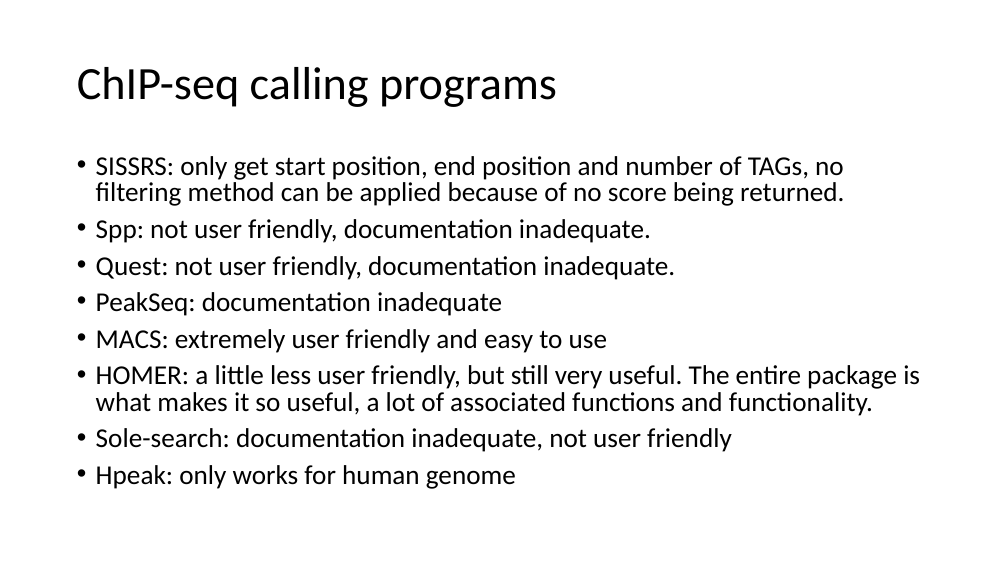
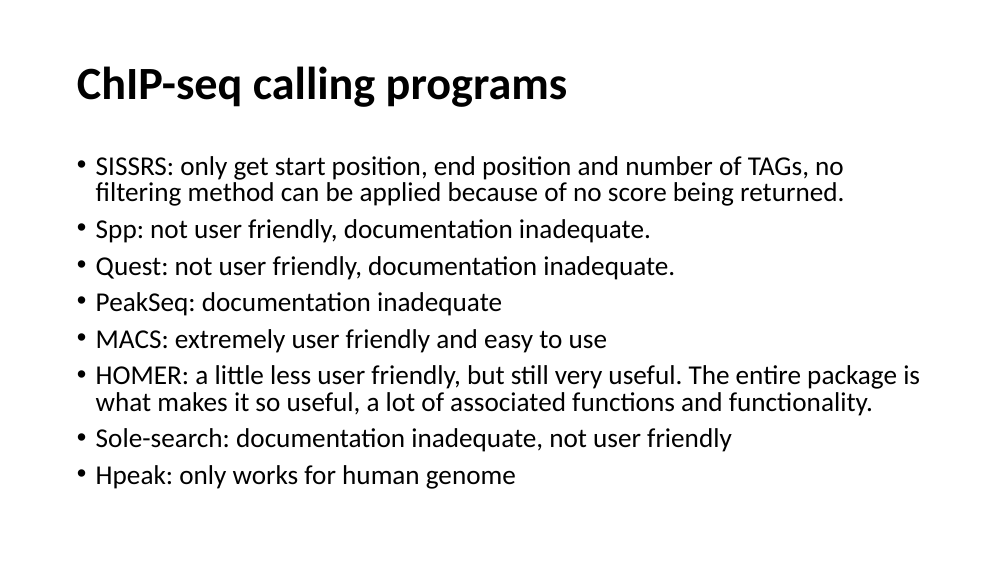
Before and after one commit to kanishkasthana/compareChipSeq, a slide deck: slide 4 of Student Talks Presentation.pptx. Drawn at 1008x567 pixels with LibreOffice and Linux fonts; fonts in the diff are those of the drawing. Boxes give left, top, right and bottom in pixels: in the first picture for what was removed or moved away, otherwise in the second. Text is boxed around its words. In the diff, an @@ line names an element or a change of style, - is before the commit and + after.

```diff
--- a/Student Talks Presentation.pptx
+++ b/Student Talks Presentation.pptx
@@ title "ChIP-seq calling programs" at [77,66,567,107]: bold on @@
```
Also in this commit, not shown: 4 other slides changed, 1 slide added, 1 other file.
